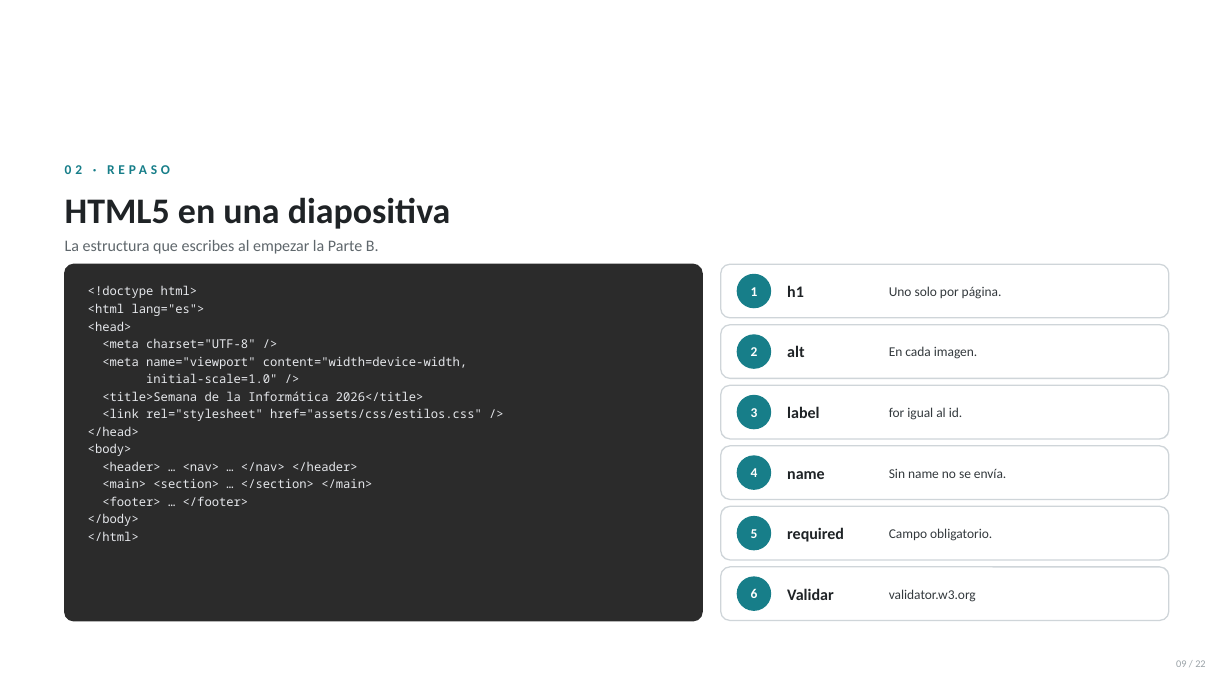
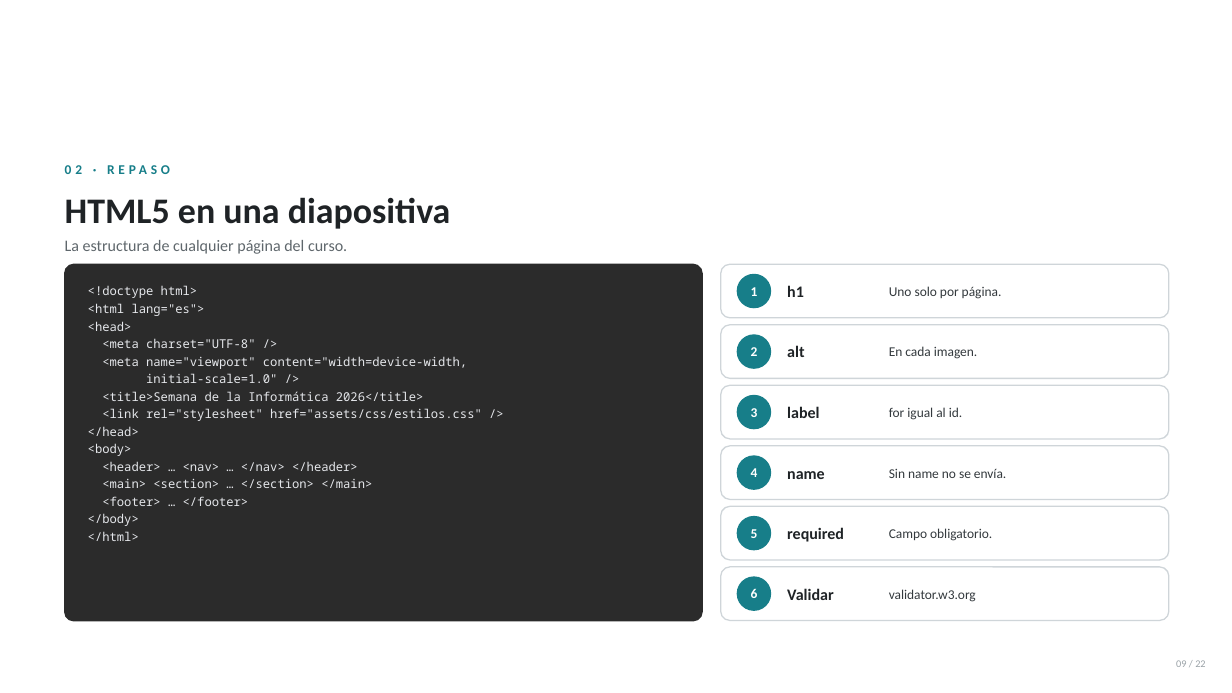
Before and after one commit to anibaler123143423234321/sesiones-dagner, a slide deck: slide 9 of SESION 16/Sesion16-Examen-Final-Evaluacion-Integradora.pptx. Drawn at 1232x693 pixels with LibreOffice and Linux fonts; fonts in the diff are those of the drawing; background and template pictures are left out. Boxes give left, top, right and bottom in pixels: in the first picture for what was removed or moved away, otherwise in the second. Text is boxed around its words. In the diff, an @@ line names an element or a change of style, - is before the commit and + after.

```diff
--- a/SESION 16/Sesion16-Examen-Final-Evaluacion-Integradora.pptx
+++ b/SESION 16/Sesion16-Examen-Final-Evaluacion-Integradora.pptx
@@ text at (65, 240, 347, 254): text changed @@
-La estructura que escribes al empezar la Parte B.
+La estructura de cualquier página del curso.
```
Also in this commit, not shown: 7 other slides changed, 2 slides added, 2 slides removed, 23 other files.
